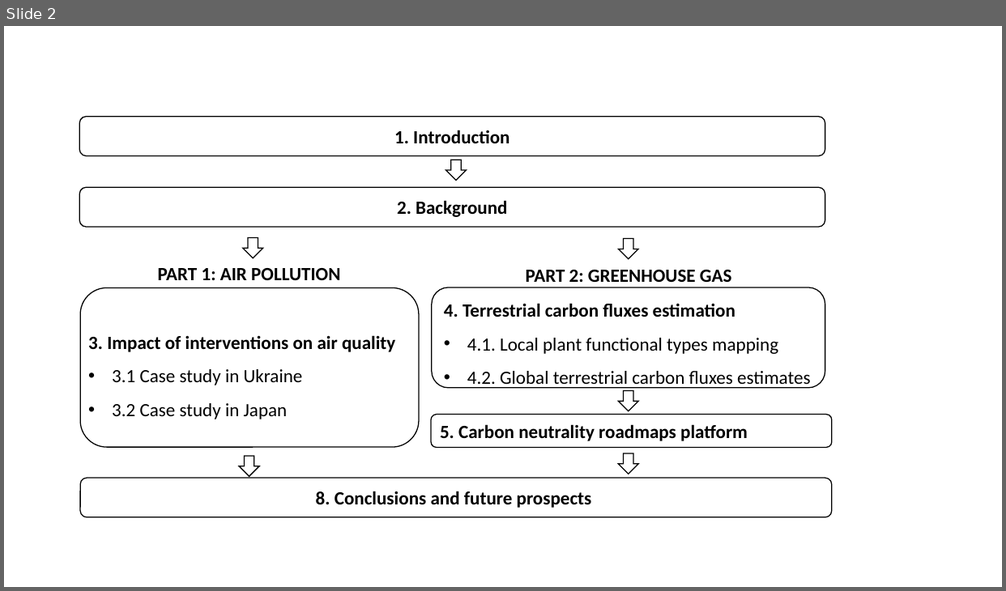
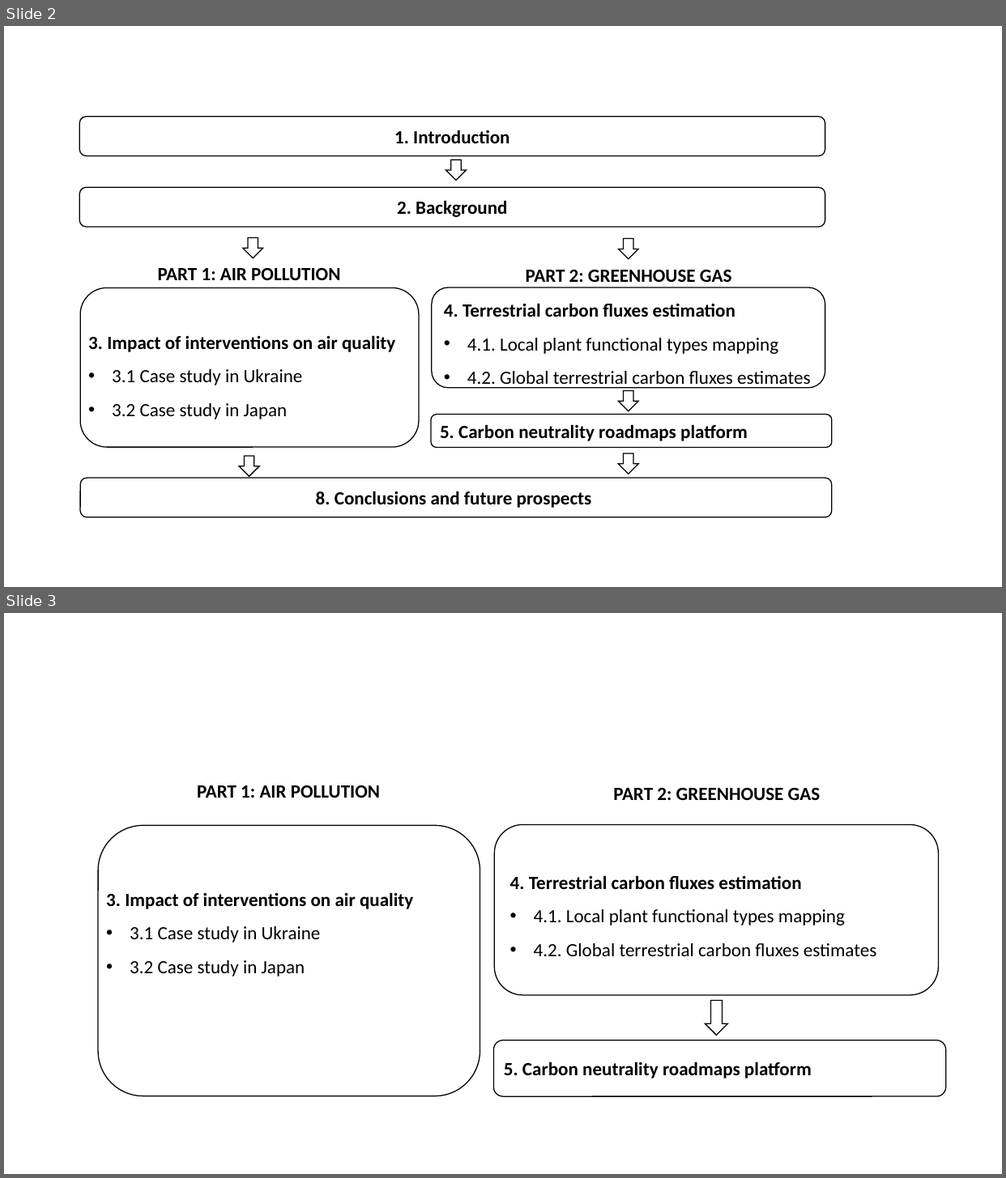
Before and after one commit to anhp95/thesis, a slide deck: ppt/chap1.pptx. Shown one above the other, each under a label of ours: slide 2 before the commit, slides 2 and 3 after it. The pictures are 1006x591 and 1006x1178 pixels, drawn with LibreOffice and Linux fonts; fonts in the diff are those of the drawing. Boxes give left, top, right and bottom in pixels: in the first picture for what was removed or moved away, otherwise in the second. Text is boxed around its words. In the diff, an @@ line names an element or a change of style, - is before the commit and + after.

Commit message:
update caste study in japan - eng proof

```diff
--- a/ppt/chap1.pptx
+++ b/ppt/chap1.pptx
@@ slide 3 added at (4, 613, 1002, 1174), background #FFFFFF @@
@@ group added at (98, 786, 946, 1097): 3 texts, 3 rounded rectangles, 1 down arrow @@
+PART 1: AIR POLLUTION
+4. Terrestrial carbon fluxes estimation
+• 4.1. Local plant functional types mapping
+• 4.2. Global terrestrial carbon fluxes estimates
+5. Carbon neutrality roadmaps platform
+PART 2: GREENHOUSE GAS
+3. Impact of interventions on air quality
+• 3.1 Case study in Ukraine
+• 3.2 Case study in Japan
```
Also in this commit, not shown: 7 other files.
